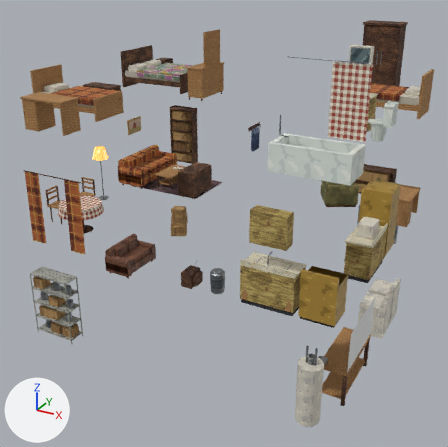
An edit to the glTF model THE_VEIL_ASSETS_V2/03_Residential/House_Variants/RES_House_TwoStorey_Furnishing.glb, drawn before and after from the same camera.
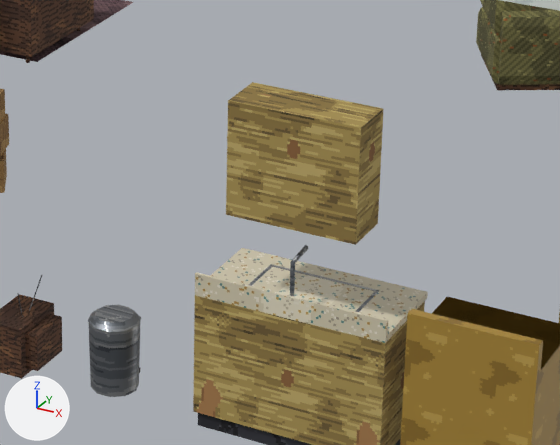
Each version appears first whole from a 50 mm camera at (7.42, -21.38, 7.38) aimed at (0.02, -7.93, 0.66), and next in a close-up on the part from 41% to 77% of the width and 41% to 69% of the height. The axes (+X, +Y, +Z) are drawn at lower left. The lights are the same throughout. The older version's two pictures come first. Objects named as collision shapes, trigger or cutter boxes, shadow casters or lower levels of detail are left out. Where no turn or scale is listed for an object, it has been applied to the vertices. Vertices at exactly the same position are counted once.

In view in the first close-up: 'RES_House_TwoStorey_Furnishing_Mesh'.
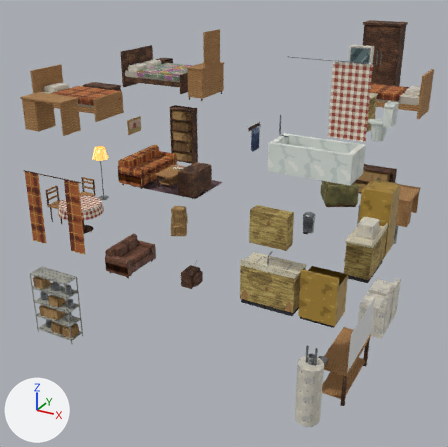
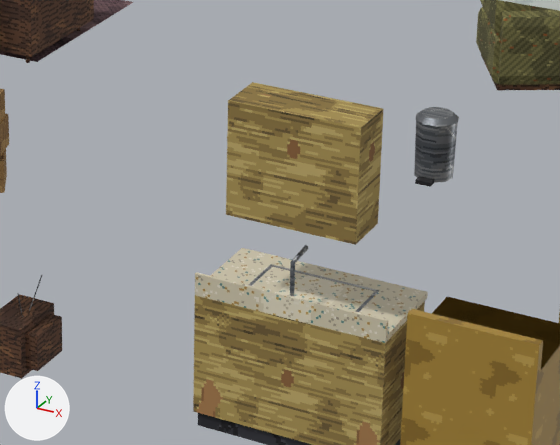
Changed parts and their boxes [x1, y1, x2, y2] in the close-ups (560 x 445 px; the box of a moved part takes in the faces that stretch with it):
```json
{"part": 1, "of": "me_res_house_twostorey_furnishing_mesh", "change": "moved or reshaped", "before": [89, 322, 140, 397], "after": [414, 120, 458, 182]}
{"part": 2, "of": "me_res_house_twostorey_furnishing_mesh", "change": "moved or reshaped", "before": [88, 305, 141, 332], "after": [416, 107, 459, 127]}
{"part": 3, "of": "me_res_house_twostorey_furnishing_mesh", "change": "moved or reshaped", "after": [415, 176, 435, 187], "on screen": "not visible before"}
```

Scene script edits in JSON lines:
```json
{"block": "me_res_house_twostorey_furnishing_mesh", "where": "me_res_house_twostorey_furnishing_mesh.from_pydata(...)  # 4049 vertices, 5848 faces; spans x -4.41..4.4, y -11.3..-3.49, z -2.1..5.61"}
{"block": "me_res_house_twostorey_furnishing_mesh", "where": "# used by ob_res_house_twostorey_furnishing_mesh; location = (0.0, 0.0, 0.0)"}
{"block": "me_res_house_twostorey_furnishing_mesh", "change": "me_res_house_twostorey_furnishing_mesh part 1: the loose piece of 20 vertices spanning x 1.44..1.76, y -11.24..-10.93, z 0.6..1.06 is turned -180 degrees about the z axis through its middle, then moved by (0.55, 3.91, 0.0)"}
{"block": "me_res_house_twostorey_furnishing_mesh", "change": "me_res_house_twostorey_furnishing_mesh part 2: the loose piece of 20 vertices spanning x 1.43..1.76, y -11.24..-10.93, z 1.06..1.1 is turned 180 degrees about the z axis through its middle, then moved by (0.55, 3.91, 0.0)"}
{"block": "me_res_house_twostorey_furnishing_mesh", "change": "me_res_house_twostorey_furnishing_mesh part 3: the loose piece of 8 vertices spanning x 1.54..1.66, y -10.94..-10.86, z 0.6..0.63 is turned 180 degrees about the z axis through its middle, then moved by (0.55, 3.55, 0.0)"}
```
